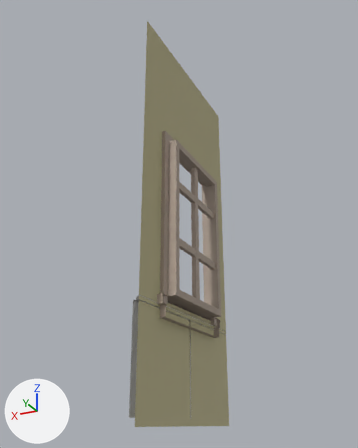
The FBX model BlindNight/Assets/Models/WallWindow.fbx: old version first, new version second.
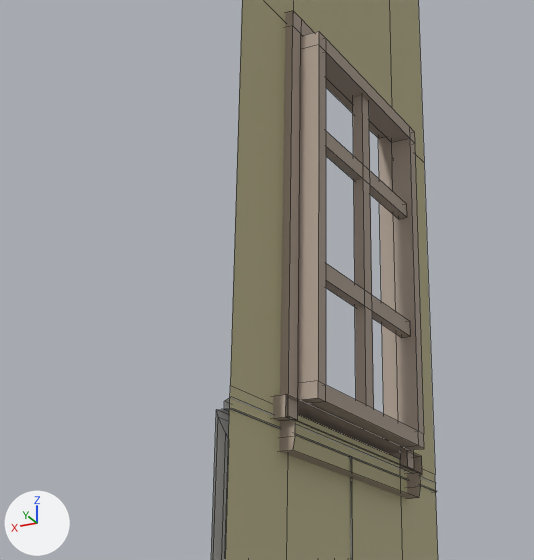
Old and new are each drawn whole from a camera (50 mm lens) standing at (-13.23, 3.31, -0.12) and looking at (-9.86, -3.43, 2.91) and again close up on the part from 12% to 75% of the width and 28% to 81% of the height. Lighting does not change. The marker at lower left points along +X, +Y and +Z. The close-ups show mesh edges as thin lines. Where no turn or scale is listed for an object, it has been applied to the vertices.

The older version as bpy lines, for what is in view:
```python
me_wallwindow_mesh = bpy.data.meshes.new('WallWindow_Mesh')
me_wallwindow_mesh.from_pydata(...)  # 182 vertices, 151 faces; spans x -0.19..0.24, y 0.0..3.0, z -0.15..5.9
# faces by material slot: [8, 87, 56]
me_wallwindow_mesh.materials.append(mat_wall_m)  # beige #b9b28a
me_wallwindow_mesh.materials.append(mat_window_m)  # beige #ad9e90
me_wallwindow_mesh.materials.append(mat_banister)  # light grey #d6d6d6
ob_wallwindow = bpy.data.objects.new('WallWindow', me_wallwindow_mesh)
ob_wallwindow.location = (-10.0, -5.0, 0.0)
```
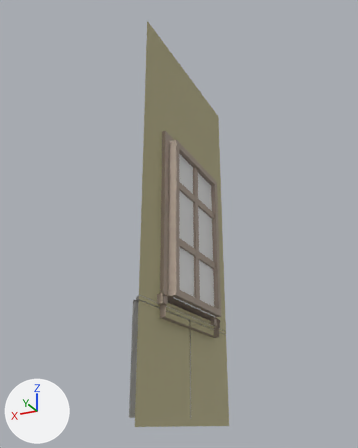
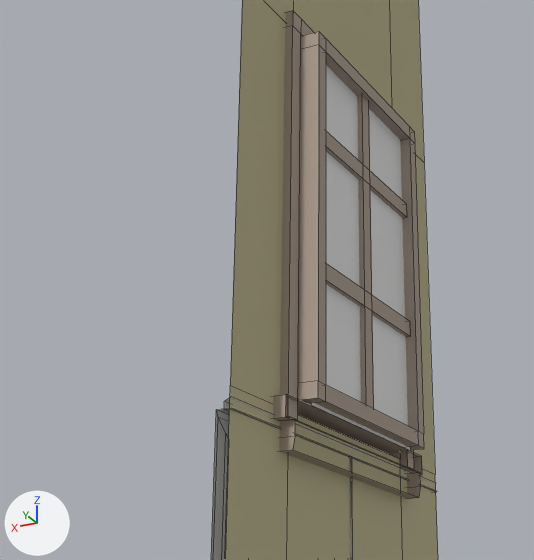
The newer file is also turned or shifted as a whole; pictures and numbers use the older file's frame.

Pixel boxes [x1, y1, x2, y2] of what changed, in the close-ups (534 x 560 px):
part 1 of me_wallwindow_mesh, added
    after: [311, 65, 411, 451]

The change, as a diff of the scene's bpy script:
```diff
--- a/BlindNight/Assets/Models/WallWindow.fbx.py
+++ b/BlindNight/Assets/Models/WallWindow.fbx.py
@@ mat_material @@
+mat_material = principled_material('Material')
+mat_material.base_color = (0.8, 0.8, 0.8)  # white #e7e7e7
+mat_material.roughness = 0.553
@@ me_wallwindow_mesh @@
 me_wallwindow_mesh.from_pydata(...)  # 182 vertices, 151 faces; spans x -0.19..0.24, y 0.0..3.0, z -0.15..5.9
 # used by ob_wallwindow; location = (-10.0, -5.0, 0.0)
 # verts and faces of me_wallwindow_mesh; kept vertices keep their numbers, new ones are numbered from 182
+# me_wallwindow_mesh part 1
+verts[182] = (-0.11, 2.25, 1.51)  # pixel (311, 405)
+verts[183] = (-0.11, 0.74, 1.51)  # pixel (410, 450)
+verts[184] = (-0.11, 0.74, 3.96)
+verts[185] = (-0.11, 2.25, 3.96)
+faces += [(182, 185, 184, 183)]  # mat_material (white #e7e7e7)
 me_wallwindow_mesh.materials.append(mat_wall_m)
@@ me_wallwindow_mesh @@
 me_wallwindow_mesh.materials.append(mat_banister)
+me_wallwindow_mesh.materials.append(mat_material)  # white #e7e7e7
```
